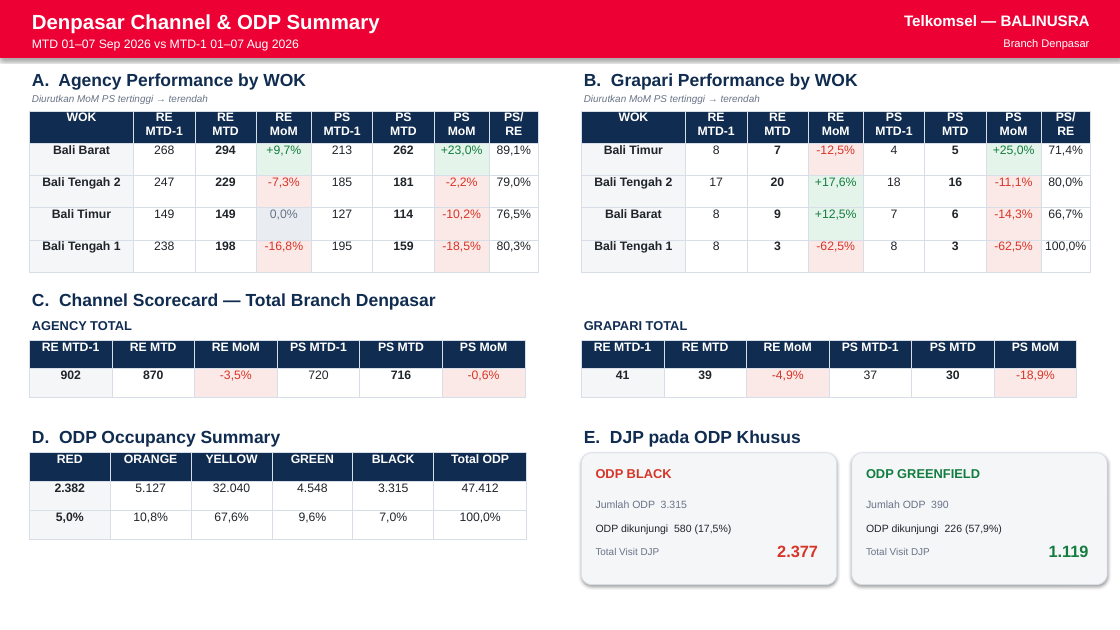
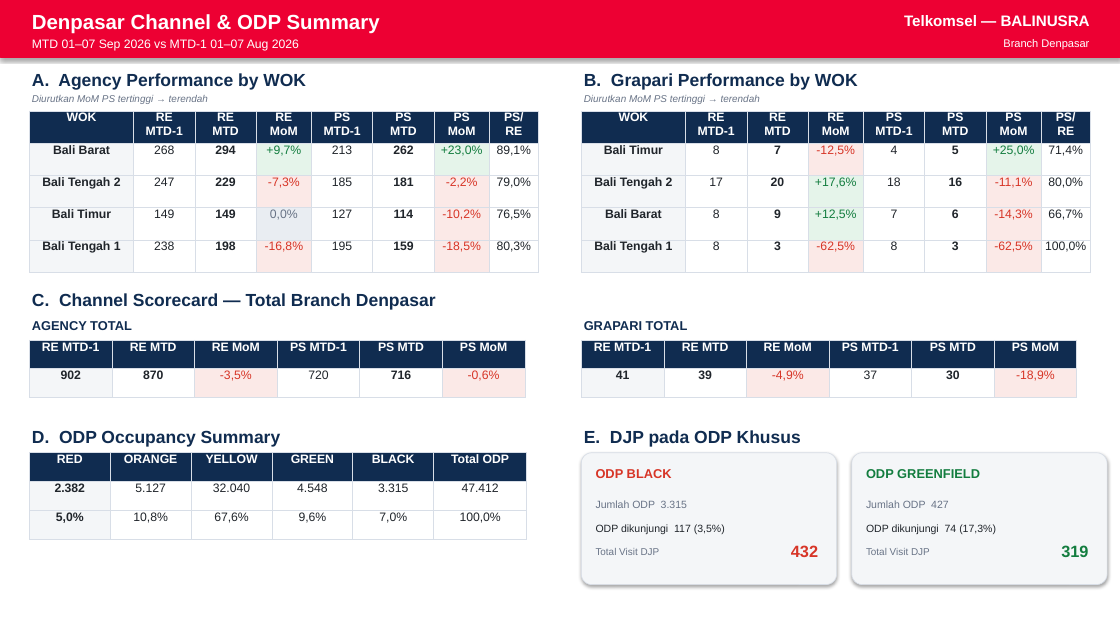
Before and after one commit to linktreehhbalnus-eng/wow_balnus, a slide deck: slide 4 of reports/BRANCH_DENPASAR_PERFORMANCE_SUMMARY_20260907_INARA.pptx. Drawn at 1120x630 pixels with LibreOffice and Linux fonts; fonts in the diff are those of the drawing. Boxes give left, top, right and bottom in pixels: in the first picture for what was removed or moved away, otherwise in the second. Text is boxed around its words. In the diff, an @@ line names an element or a change of style, - is before the commit and + after.

```diff
--- a/reports/BRANCH_DENPASAR_PERFORMANCE_SUMMARY_20260907_INARA.pptx
+++ b/reports/BRANCH_DENPASAR_PERFORMANCE_SUMMARY_20260907_INARA.pptx
@@ text at <box>866,500,949,508</box>: text changed @@
-Jumlah ODP 390
+Jumlah ODP 427
@@ text at <box>596,524,725,534</box>: text changed @@
-ODP dikunjungi 580 (17,5%)
+ODP dikunjungi 117 (3,5%)
@@ text at <box>866,524,996,534</box>: text changed @@
-ODP dikunjungi 226 (57,9%)
+ODP dikunjungi 74 (17,3%)
@@ text at <box>791,545,818,557</box>: text changed @@
-2.377
+432
@@ text at <box>1061,545,1088,557</box>: text changed @@
-1.119
+319
```
Also in this commit, not shown: 12 other files.
